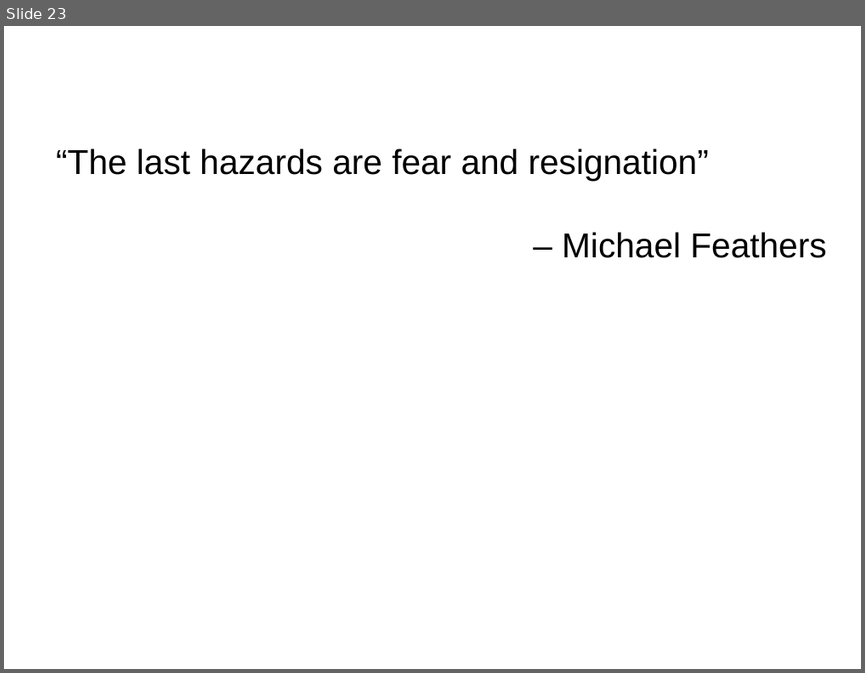
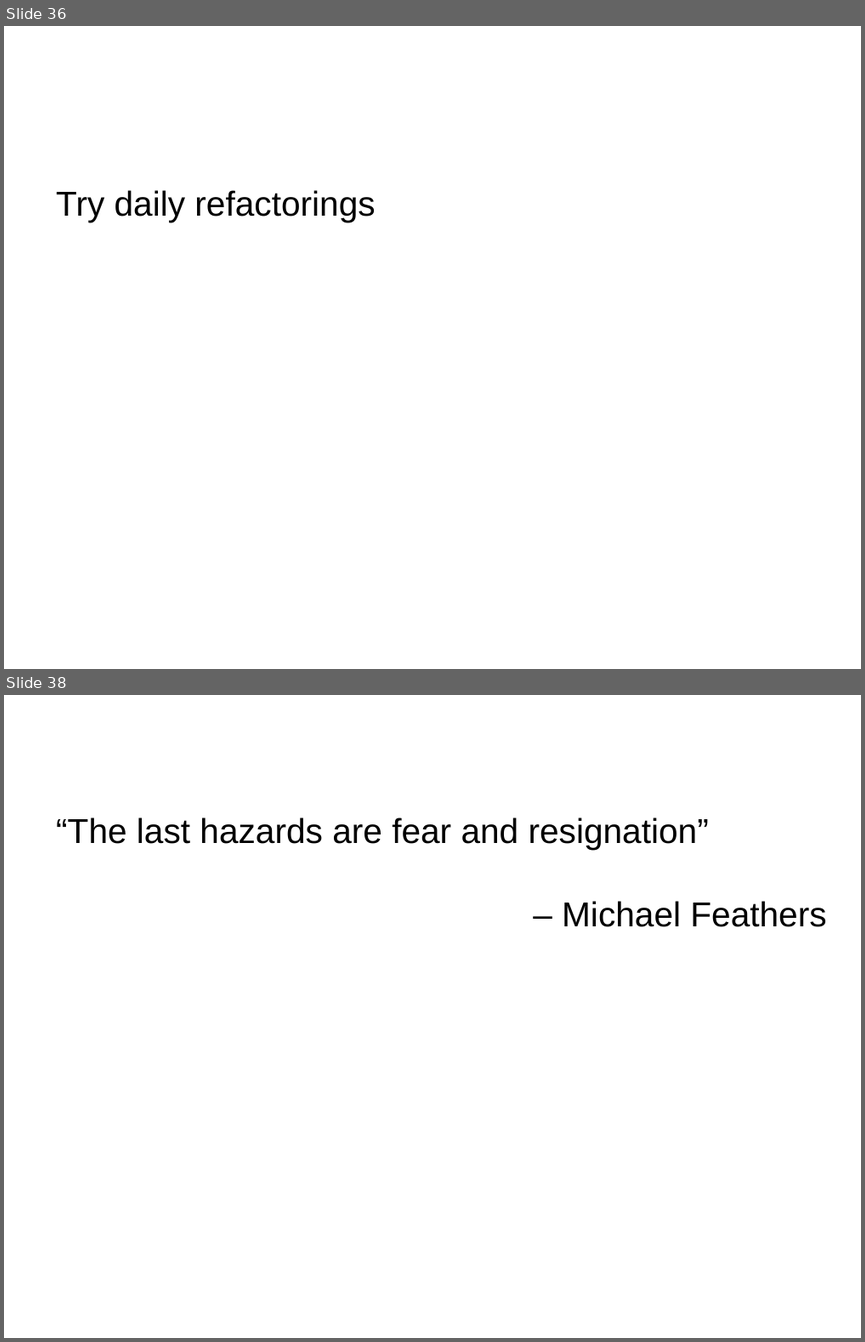
Before and after one commit to HamletDRC/presentations, a slide deck: newideasforoldcode/NewIdeasForOldCode_Confess2011.odp. Shown one above the other, each under a label of ours: slide 23 before the commit, slides 36 and 38 after it; the slides between them are not shown. The pictures are 865x673 and 865x1342 pixels, drawn with LibreOffice and Linux fonts; fonts in the diff are those of the drawing; background and template pictures are left out. Boxes give left, top, right and bottom in pixels: in the first picture for what was removed or moved away, otherwise in the second. Text is boxed around its words. In the diff, an @@ line names an element or a change of style, - is before the commit and + after.

```diff
--- a/newideasforoldcode/NewIdeasForOldCode_Confess2011.odp
+++ b/newideasforoldcode/NewIdeasForOldCode_Confess2011.odp
@@ slide 36 added at (4,26,861,669), background picture (left out) @@
@@ subtitle added at (56,190,375,222), 32 pt, text #000000 @@
+Try daily refactorings
@@ what was slide 23 is now slide 38 @@
```
Also in this commit, not shown: 14 other slides added, 1 other file.
